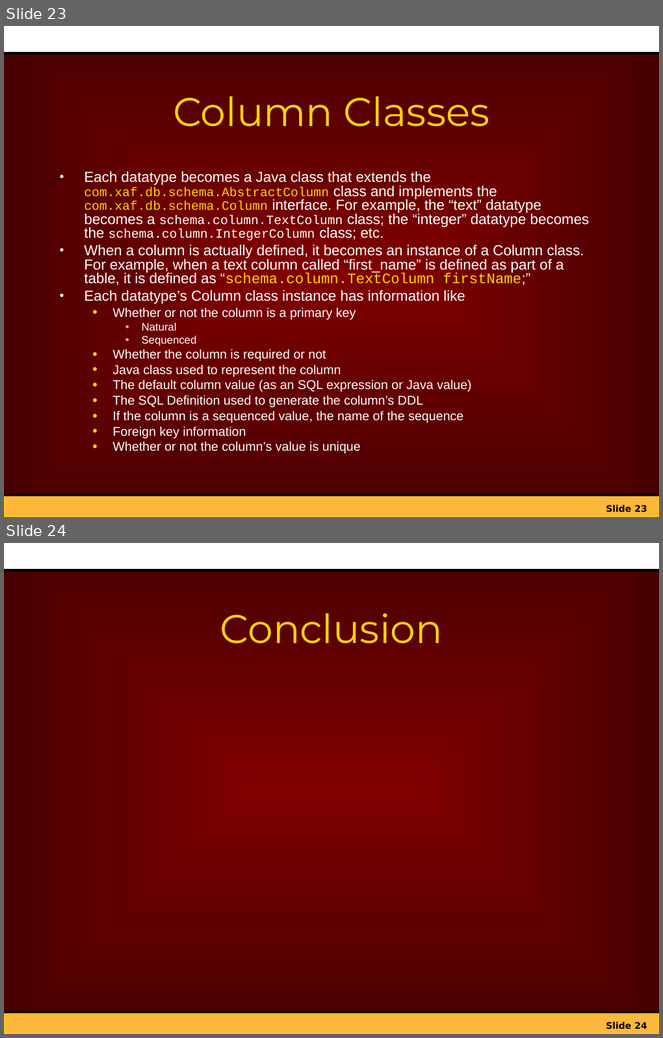
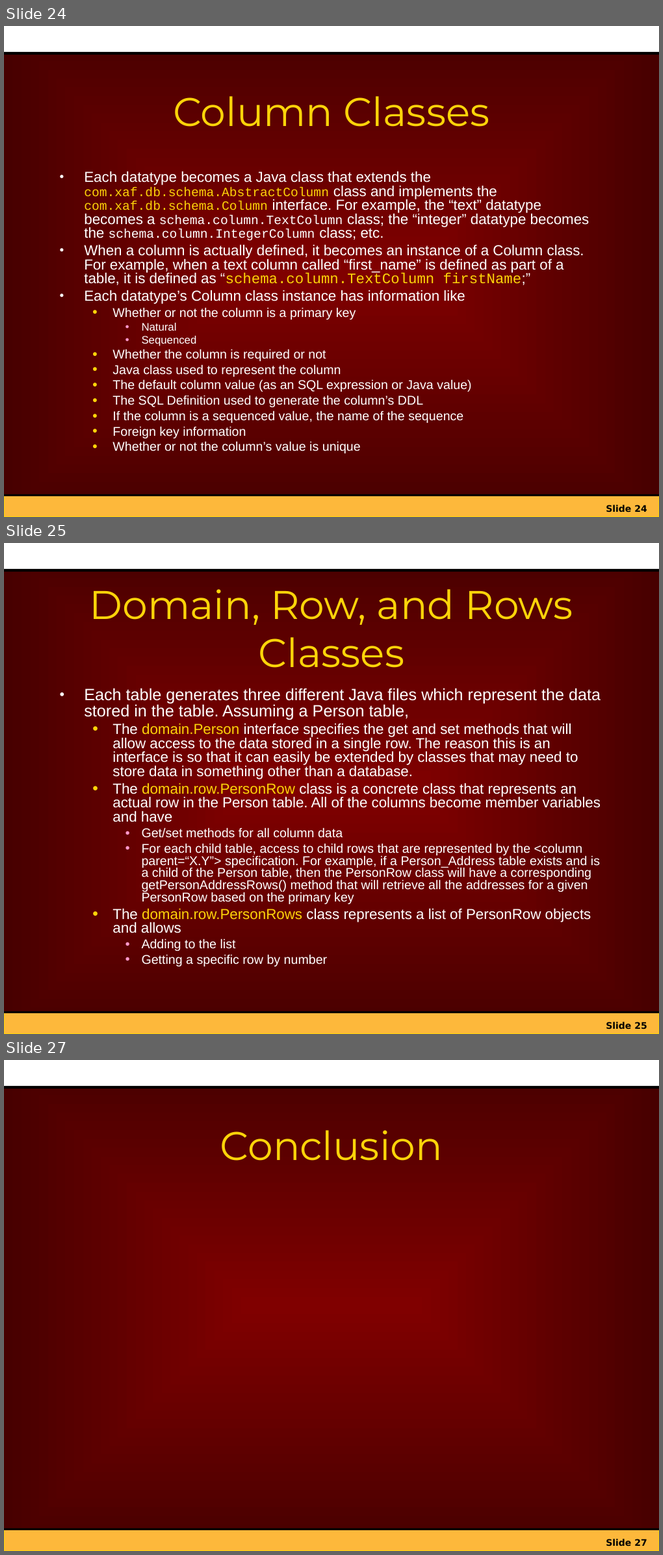
Before and after one commit to netspective/sparx-2001, a slide deck: Framework/web-shared/docs/project/Introduction_to_Sparx_XIF.ppt. Shown one above the other, each under a label of ours: slides 23 and 24 before the commit, slides 24, 25 and 27 after it; the slides between them are not shown. The pictures are 663x1038 and 663x1555 pixels, drawn with LibreOffice and Linux fonts; fonts in the diff are those of the drawing; background and template pictures are left out. Boxes give left, top, right and bottom in pixels: in the first picture for what was removed or moved away, otherwise in the second. Text is boxed around its words. In the diff, an @@ line names an element or a change of style, - is before the commit and + after.

```diff
--- a/Framework/web-shared/docs/project/Introduction_to_Sparx_XIF.ppt
+++ b/Framework/web-shared/docs/project/Introduction_to_Sparx_XIF.ppt
@@ slide 25 added at <box>4,543,659,1034</box>, background gradient #800000 to #470000; not listed: 5 template elements that a slide beside it also shows @@
@@ title added at <box>90,589,573,668</box>, 44 pt, text #FDD409 @@
+Domain, Row, and Rows Classes
@@ text added at <box>84,688,601,967</box>, 16 pt, text #FFFFFF @@
+• Each table generates three different Java files which represent the data stored in the table. Assuming a Person table,
+  ● The domain.Person interface specifies the get and set methods that will allow access to the data stored in a single row. The reason this is an interface is so that it can easily be extended by classes that may need to store data in something other than a database.
+  ● The domain.row.PersonRow class is a concrete class that represents an actual row in the Person table. All of the columns become member variables and have
+    ● Get/set methods for all column data
+    ● For each child table, access to child rows that are represented by the <column parent=“X.Y”> specification. For example, if a Person_Address table exists and is a child of the Person table, then the PersonRow class will have a corresponding getPersonAddressRows() method that will retrieve all the addresses for a given PersonRow based on the primary key
+  ● The domain.row.PersonRows class represents a list of PersonRow objects and allows
+    ● Adding to the list
+    ● Getting a specific row by number
@@ what was slide 23 is now slide 24 @@
@@ page number at <box>606,505,647,513</box>: text changed @@
-Slide 23
+Slide 24
@@ what was slide 24 is now slide 27 @@
@@ page number at <box>606,1539,647,1547</box>: text changed @@
-Slide 24
+Slide 27
```
Also in this commit, not shown: 10 slides changed, 2 other slides added, 9 other files.
